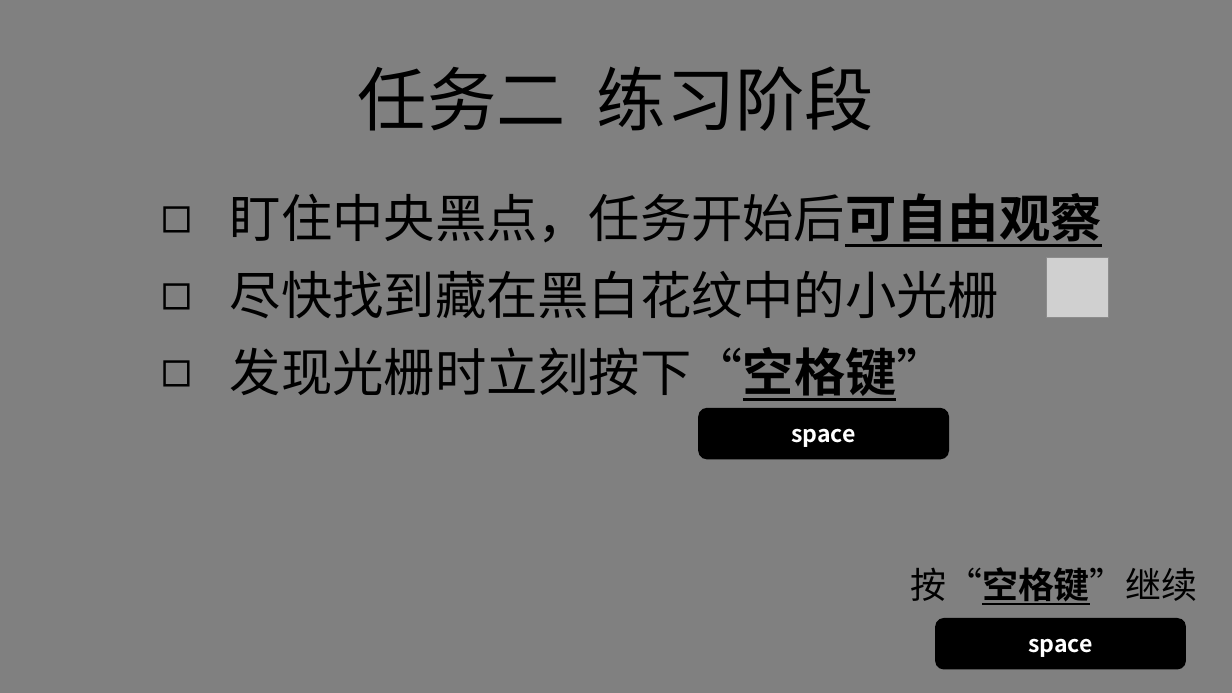
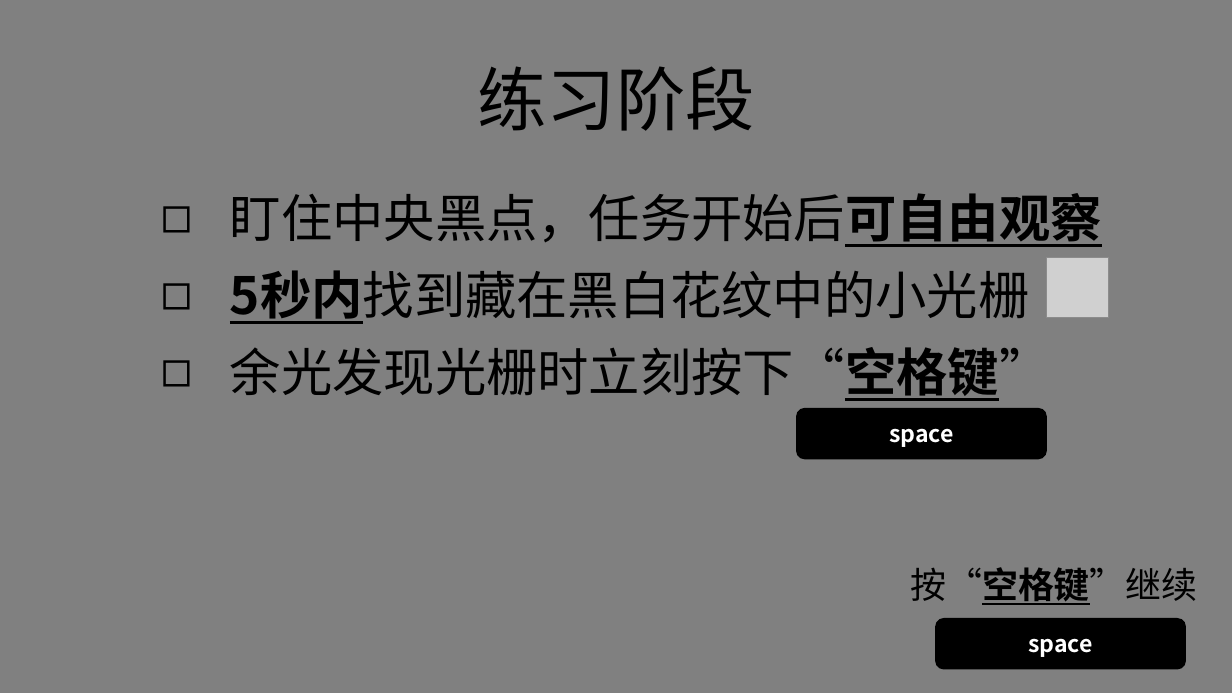
Before and after one commit to lyxose/FreeView, a slide deck: slide 7 of Instructions.pptx (slide 14 before the commit). Drawn at 1232x693 pixels with LibreOffice and Linux fonts; fonts in the diff are those of the drawing; grey boxes stand for pictures. Boxes give left, top, right and bottom in pixels: in the first picture for what was removed or moved away, otherwise in the second. Text is boxed around its words. In the diff, an @@ line names an element or a change of style, - is before the commit and + after.

```diff
--- a/Instructions.pptx
+++ b/Instructions.pptx
@@ text at [477, 66, 754, 131]: text changed @@
-任务二 练习阶段
+练习阶段
@@ text at [230, 270, 1051, 401]: text changed @@
-◻ 尽快找到藏在黑白花纹中的小光栅
-◻ 发现光栅时立刻按下“空格键”
+◻ 5秒内找到藏在黑白花纹中的小光栅
+◻ 余光发现光栅时立刻按下“空格键”
@@ rounded rectangle "space": place and size @@
-rounded rectangle "space" at [699, 408, 949, 459]
+rounded rectangle "space" at [797, 408, 1047, 459]
```
Also in this commit, not shown: 10 other slides changed, 6 slides removed, 36 other files.
